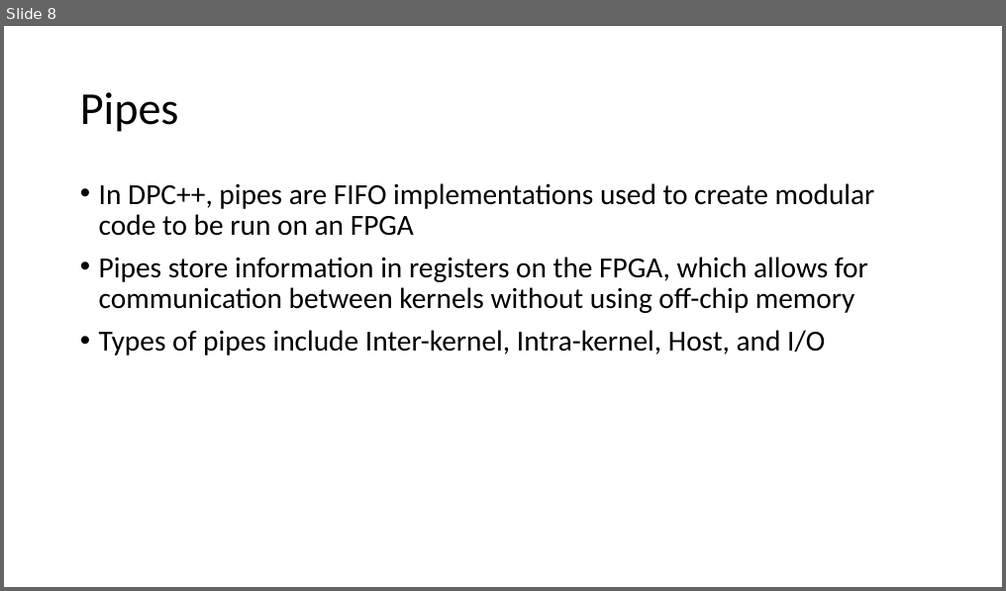
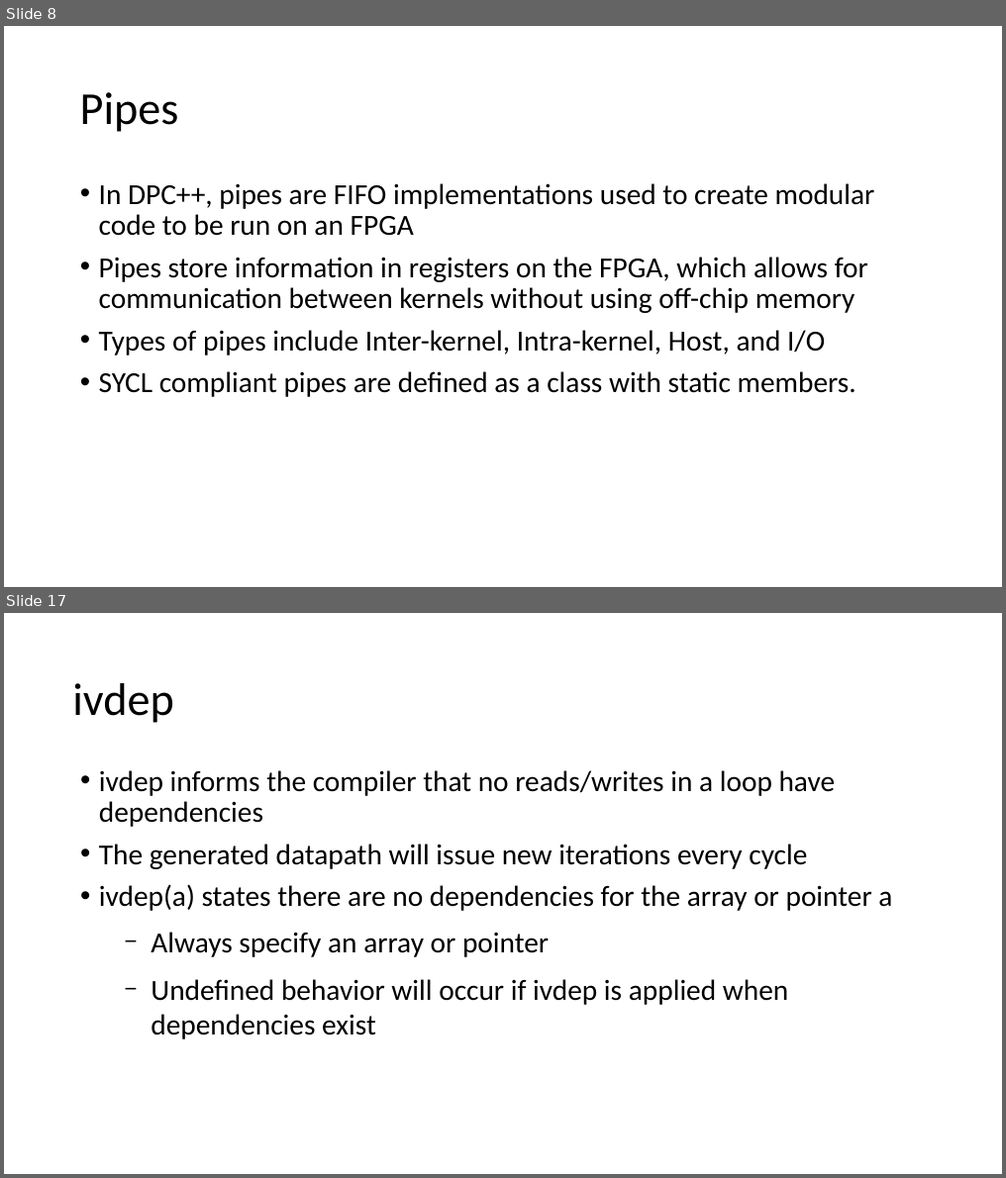
Before and after one commit to BenjaminMFindley/Reconfig-2-SYCL-DPCPP, a slide deck: Slides/SYCL_FPGA.pptx. Shown one above the other, each under a label of ours: slide 8 before the commit, slides 8 and 17 after it; the slides between them are not shown. The pictures are 1006x591 and 1006x1178 pixels, drawn with LibreOffice and Linux fonts; fonts in the diff are those of the drawing. Boxes give left, top, right and bottom in pixels: in the first picture for what was removed or moved away, otherwise in the second. Text is boxed around its words. In the diff, an @@ line names an element or a change of style, - is before the commit and + after.

Commit message:
Added slides on features necessary to understand Intel reference design to SYCL-FPGA deck

```diff
--- a/Slides/SYCL_FPGA.pptx
+++ b/Slides/SYCL_FPGA.pptx
@@ slide 17 added at (x1=4, y1=613, x2=1002, y2=1174), background #FFFFFF @@
@@ text added at (x1=72, y1=683, x2=174, y2=723), 44 pt, text #000000 @@
+ivdep
@@ text added at (x1=99, y1=770, x2=892, y2=1040), 28 pt, text #000000 @@
+• ivdep informs the compiler that no reads/writes in a loop have dependencies
+• The generated datapath will issue new iterations every cycle
+• ivdep(a) states there are no dependencies for the array or pointer a
+  − Always specify an array or pointer
+  − Undefined behavior will occur if ivdep is applied when dependencies exist
@@ slide 8 changed as well @@
@@ text at (x1=99, y1=372, x2=856, y2=397): paragraph added @@
+• SYCL compliant pipes are defined as a class with static members.
```
Also in this commit, not shown: 1 other slide changed, 8 other slides added.
